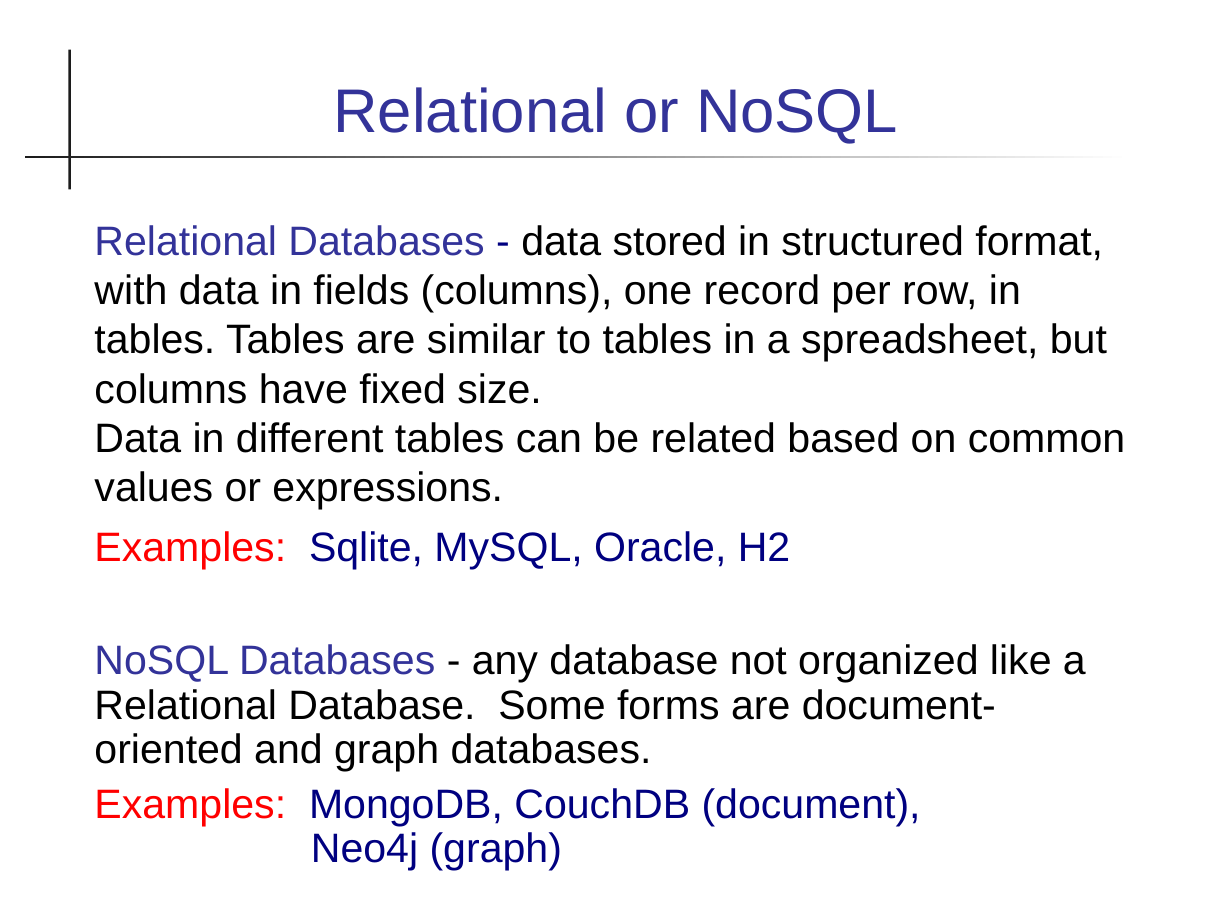
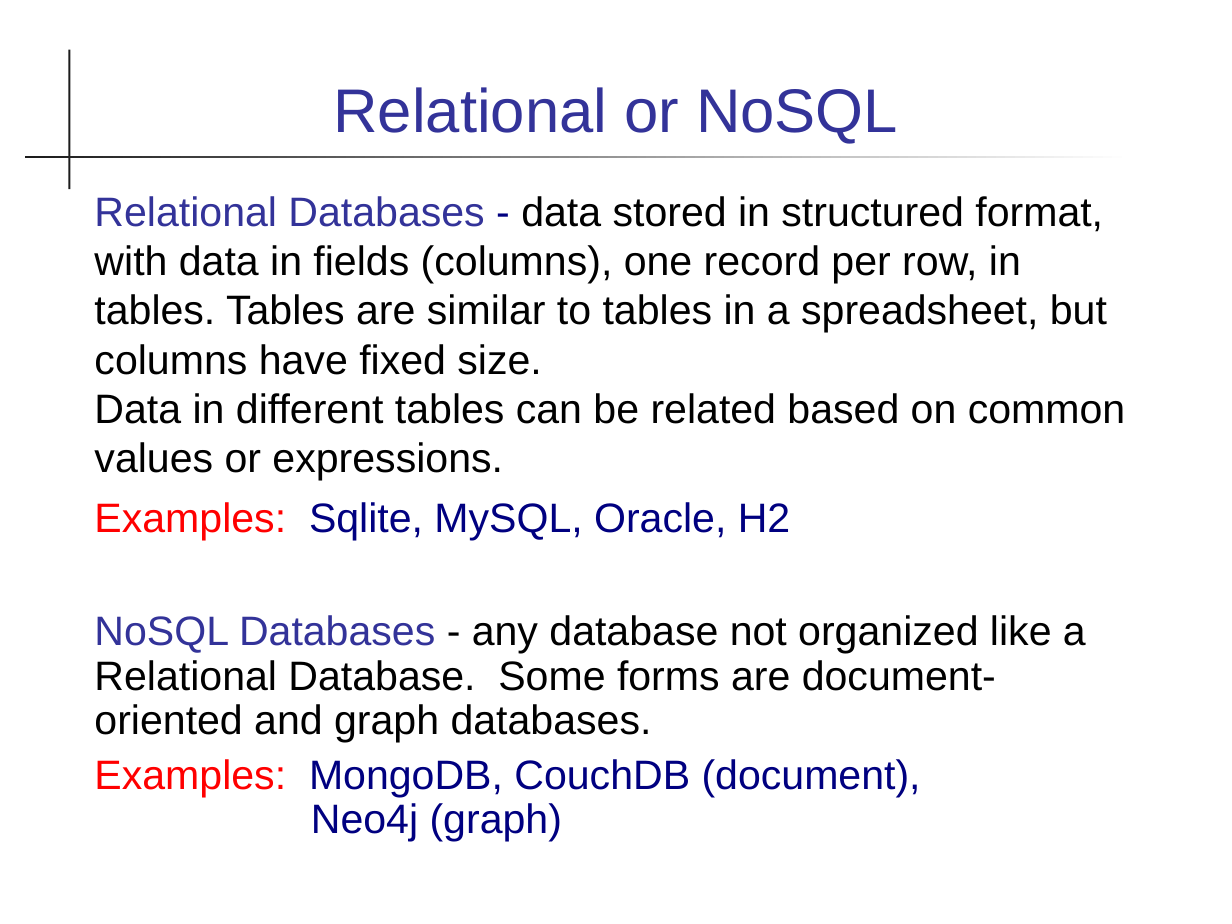
Before and after one commit to cpske/ISP, a slide deck: slide 2 of database/Database-Basics.ppt. Drawn at 1232x924 pixels with LibreOffice and Linux fonts; fonts in the diff are those of the drawing. Boxes give left, top, right and bottom in pixels: in the first picture for what was removed or moved away, otherwise in the second. Text is boxed around its words. In the diff, an @@ line names an element or a change of style, - is before the commit and + after.

```diff
--- a/database/Database-Basics.ppt
+++ b/database/Database-Basics.ppt
@@ text "Relational Databases - data stored ...": place and size @@
-text "Relational Databases - data stored ..." at (94, 225, 1126, 870)
+text "Relational Databases - data stored ..." at (94, 196, 1126, 841)
```
Also in this commit, not shown: 4 other slides changed, 3 other files.
